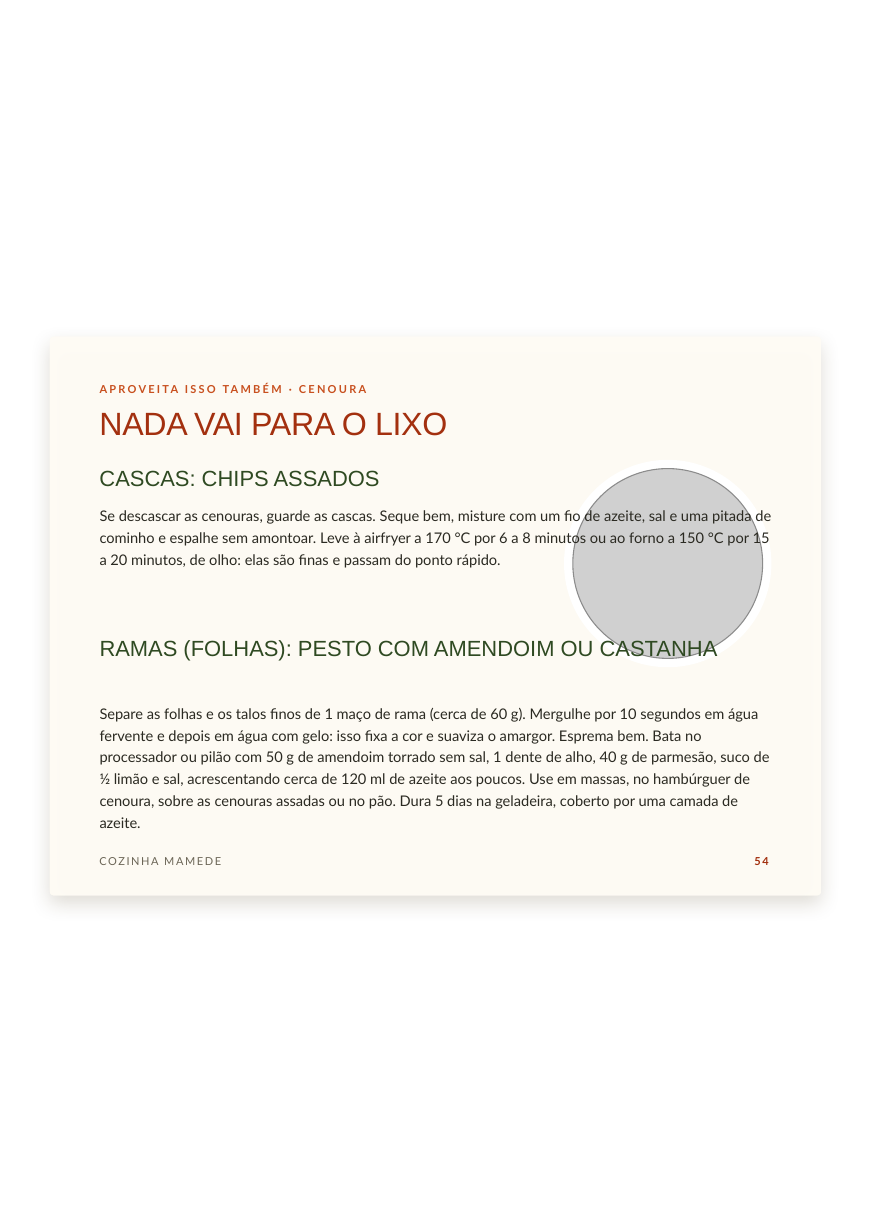
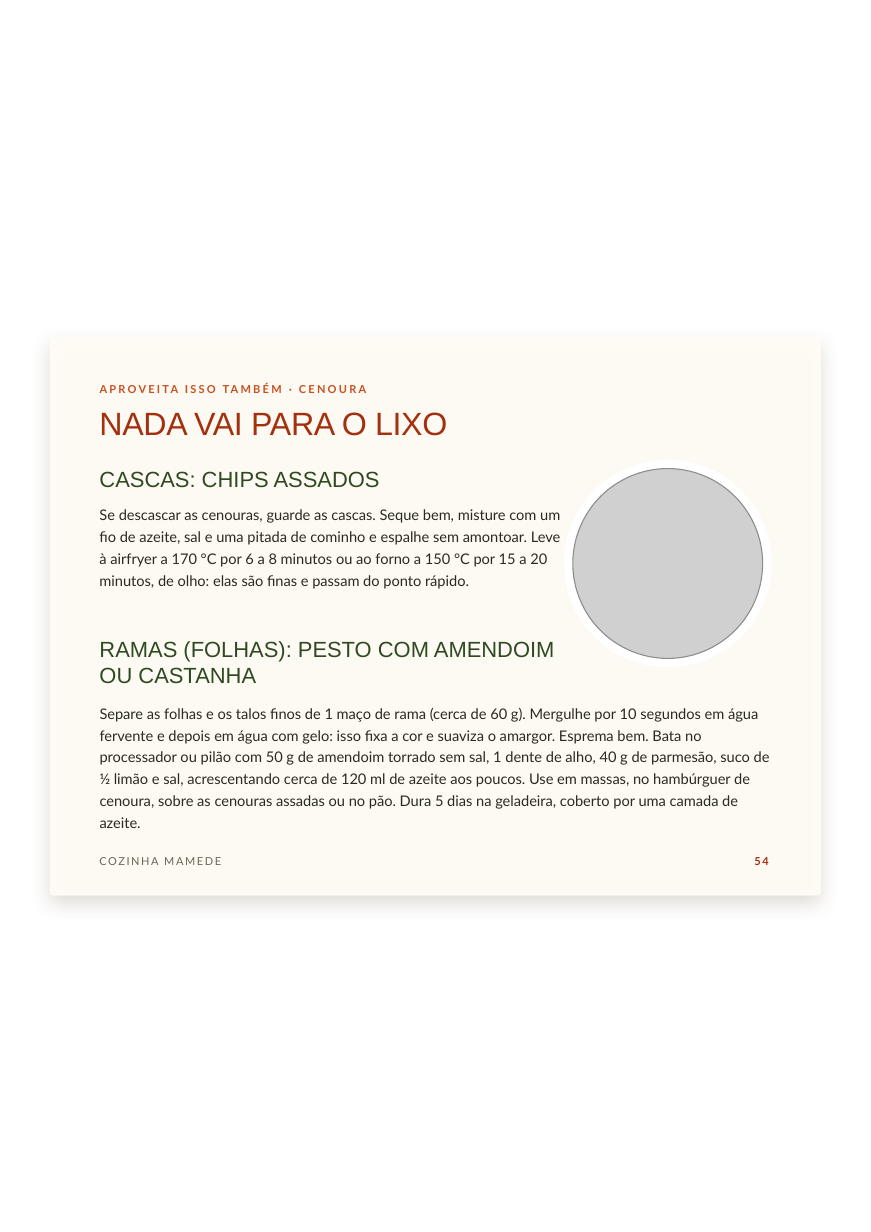
Before and after one commit to monelleayabamensah-hub/ebook-receitas, a slide deck: slide 60 of versoes/VERSAO ESTAMPAS/Cozinha-Mamede-Canva.pptx. Drawn at 871x1232 pixels with LibreOffice and Linux fonts; fonts in the diff are those of the drawing; grey boxes stand for pictures; background and template pictures are left out. Boxes give left, top, right and bottom in pixels: in the first picture for what was removed or moved away, otherwise in the second. Text is boxed around its words. In the diff, an @@ line names an element or a change of style, - is before the commit and + after.

```diff
--- a/versoes/VERSAO ESTAMPAS/Cozinha-Mamede-Canva.pptx
+++ b/versoes/VERSAO ESTAMPAS/Cozinha-Mamede-Canva.pptx
@@ text "Se descascar as cenouras, guarde ..." rewrapped from (100, 508, 771, 568) to (99, 509, 561, 589) @@
@@ text "RAMAS (FOLHAS): PESTO COM AMENDOIM ..." rewrapped from (100, 638, 718, 660) to (99, 641, 555, 684) @@
```
Also in this commit, not shown: 5 other slides changed, 6 other files.
